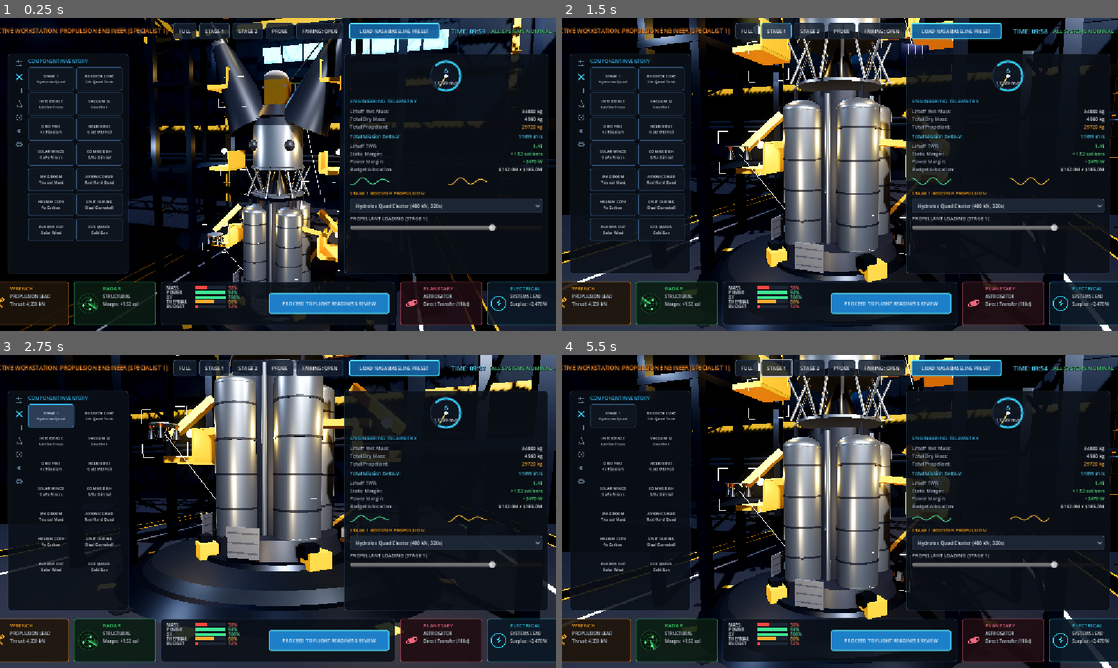
Above: before the commit, frames 1-4 (two rows, left to right).
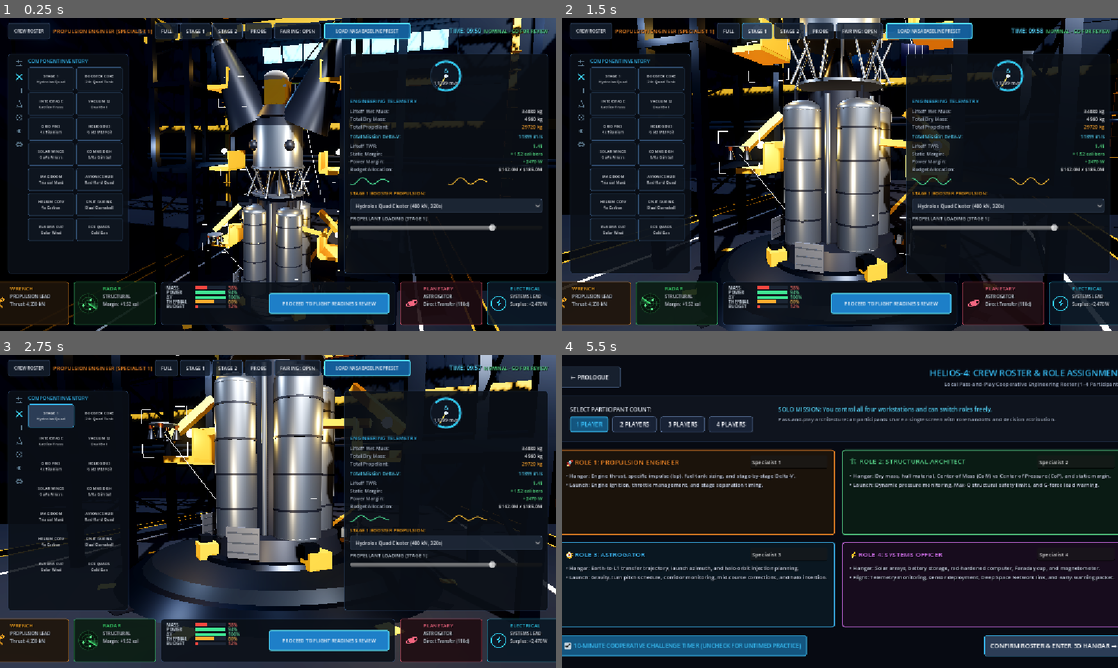
Above: after the commit, the same moments.

Repository: mohammedomarworks/margin-space-mission-game
Game: Godot game, scene res://margin/scenes/helios4_hangar.tscn
The game is run twice, just before and just after one commit, with the same random seed, the same clock (stepped at 60 frames per second) and the same inputs. This scene is started directly instead of the project's main scene.
Inputs (mouse positions are in pixels of both pictures, inside the frame that each line leads up to):
- Up to frame 1 (0.25 s): no input
- Up to frame 2 (1.5 s): click "STAGE 1" at 0.5 s; click "STAGE 1" at 1.25 s
- Up to frame 3 (2.75 s): click "STAGE 1 Hydrolox Quad" at 2 s
- Up to frame 4 (5.5 s): click "STAGE 1 Hydrolox Quad" at 2.75 s; click "FULL" at 3.5 s; tap Enter at 4.25 s; move the mouse to (962, 495) at 4.27 s; hold Right (ui_right) 4.28-5 s; tap C at 4.35 s; click (962, 495) at 4.42 s; tap Space at 4.52 s; click (589, 367) at 5 s, where only the run after the commit has a clickable "CREW ROSTER"

The runs differ from the first frame. In frame 1, 2.0% of the frame differs, in the area x 0-100%, y 1-8%; in frame 2, 2.4%; in frame 3, 2.2%; in frame 4, 51%, in the area x 0-100%, y 0-100%.

Commit message:
fix(ui): prevent hangar topbar overflow at 1280x720 and replace fallback glyph on main menu

Diff:
--- a/margin/scenes/helios4_hangar.tscn
+++ b/margin/scenes/helios4_hangar.tscn
@@ -250,24 +250,24 @@
 offset_right = -16.0
 offset_bottom = 44.0
 grow_horizontal = 2
-theme_override_constants/separation = 12
+theme_override_constants/separation = 6
 
 [node name="BackToTeamBtn" type="Button" parent="CanvasLayer/RootUI/TopBar"]
-custom_minimum_size = Vector2(100, 30)
+custom_minimum_size = Vector2(88, 28)
 layout_mode = 2
 theme_override_styles/normal = SubResource("Style_SecondaryBtn")
-theme_override_font_sizes/font_size = 10
+theme_override_font_sizes/font_size = 9
 text = "CREW ROSTER"
 
 [node name="ActiveRoleBanner" type="Label" parent="CanvasLayer/RootUI/TopBar"]
 layout_mode = 2
 theme_override_colors/font_color = Color(0.98, 0.55, 0.15, 1)
-theme_override_font_sizes/font_size = 12
-text = "ACTIVE WORKSTATION: PROPULSION ENGINEER"
+theme_override_font_sizes/font_size = 11
+text = "PROPULSION ENGINEER"
 
 [node name="CamPresets" type="HBoxContainer" parent="CanvasLayer/RootUI/TopBar"]
 layout_mode = 2
-theme_override_constants/separation = 6
+theme_override_constants/separation = 4
 
 [node name="FocusFullStackBtn" type="Button" parent="CanvasLayer/RootUI/TopBar/CamPresets"]
 layout_mode = 2
@@ -300,10 +300,10 @@
 text = "FAIRING: OPEN"
 
 [node name="BaselinePresetBtn" type="Button" parent="CanvasLayer/RootUI/TopBar"]
-custom_minimum_size = Vector2(188, 28)
+custom_minimum_size = Vector2(180, 28)
 layout_mode = 2
 theme_override_styles/normal = SubResource("Style_BaselineBtn")
-theme_override_font_sizes/font_size = 10
+theme_override_font_sizes/font_size = 9
 tooltip_text = "Load the game’s NASA-inspired educational reference configuration. Not an official NASA design."
 text = "LOAD NASA BASELINE PRESET"
 
@@ -314,14 +314,14 @@
 [node name="TimerLabel" type="Label" parent="CanvasLayer/RootUI/TopBar"]
 layout_mode = 2
 theme_override_colors/font_color = Color(0.35, 0.85, 1, 1)
-theme_override_font_sizes/font_size = 13
+theme_override_font_sizes/font_size = 12
 text = "TIME: 10:00"
 
 [node name="GateBadge" type="Label" parent="CanvasLayer/RootUI/TopBar"]
 layout_mode = 2
 theme_override_colors/font_color = Color(0.35, 0.9, 0.55, 1)
-theme_override_font_sizes/font_size = 11
-text = "ALL SYSTEMS NOMINAL - GO FOR FLIGHT REVIEW"
+theme_override_font_sizes/font_size = 10
+text = "NOMINAL - GO FOR REVIEW"
 
 [node name="LeftInventoryPanel" type="PanelContainer" parent="CanvasLayer/RootUI"]
 layout_mode = 1
--- a/margin/scenes/main_menu.tscn
+++ b/margin/scenes/main_menu.tscn
@@ -239,7 +239,7 @@
 layout_mode = 2
 theme_override_styles/normal = SubResource("Style_PrimaryBtn_Menu")
 theme_override_font_sizes/font_size = 14
-text = "► 1. NEW CAMPAIGN (HELIOS-4)"
+text = "> 1. NEW CAMPAIGN (HELIOS-4)"
 
 [node name="ContinueCampaignBtn" type="Button" parent="CanvasLayer/RootUI/BrandLayout/MenuButtons"]
 unique_name_in_owner = true
--- a/margin/scripts/helios4_hangar_controller.gd
+++ b/margin/scripts/helios4_hangar_controller.gd
@@ -528,7 +528,7 @@
 	if active_role_lbl:
 		var meta = Helios4CampaignData.ROLE_METADATA[role_id]
 		var player_name = Helios4CampaignData.team_player_names.get(role_id, "Specialist")
-		active_role_lbl.text = "ACTIVE WORKSTATION: %s [%s]" % [meta["title"].to_upper(), player_name.to_upper()]
+		active_role_lbl.text = "%s [%s]" % [meta["title"].to_upper(), player_name.to_upper()]
 		active_role_lbl.add_theme_color_override("font_color", meta["color"])
 
 func _recalculate_and_refresh_ui() -> void:
@@ -572,14 +572,14 @@
 
 	if current_telemetry["all_gate_checks_passed"]:
 		if gate_badge:
-			gate_badge.text = "ALL SYSTEMS NOMINAL - GO FOR FLIGHT REVIEW"
+			gate_badge.text = "NOMINAL - GO FOR REVIEW"
 			gate_badge.add_theme_color_override("font_color", Color(0.35, 0.9, 0.55))
 		if btn_review:
 			btn_review.disabled = false
 			btn_review.text = "PROCEED TO FLIGHT READINESS REVIEW"
 	else:
 		if gate_badge:
-			gate_badge.text = "ENGINEERING CHECKS PENDING - REVIEW OR USE DIRECTOR WAIVER"
+			gate_badge.text = "PENDING - REVIEW / WAIVER"
 			gate_badge.add_theme_color_override("font_color", Color(0.98, 0.55, 0.15))
 		if btn_review:
 			btn_review.disabled = false
Not shown, changed: build/helios4_test/index.pck
Not shown, changed: build/web/index.pck
